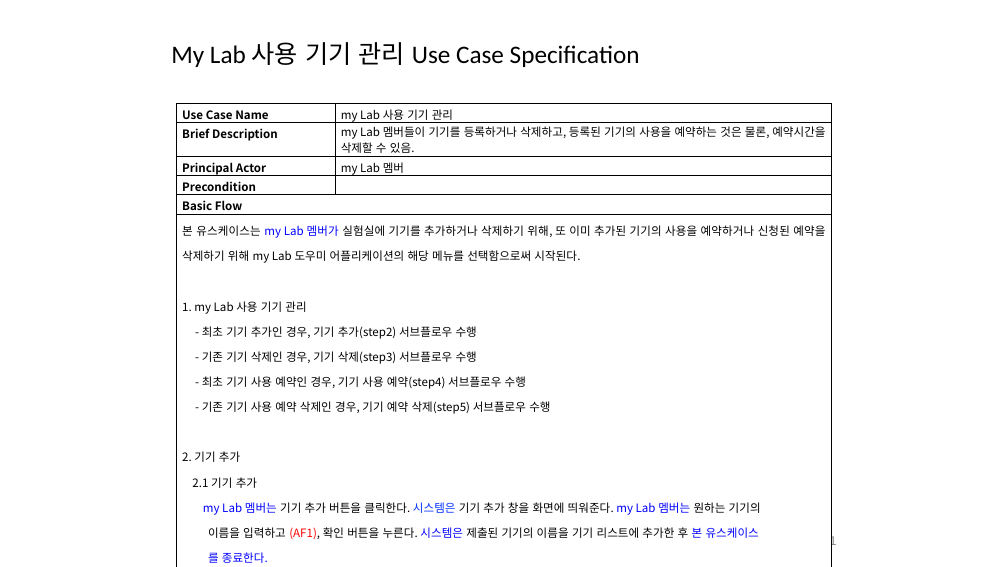
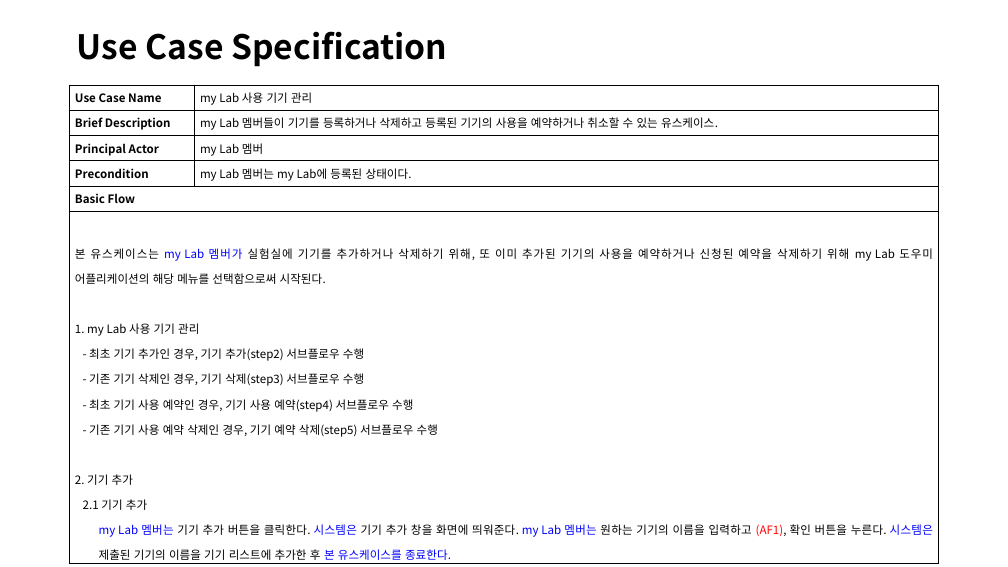
Before and after one commit to jisukim97/ChemicalManagementApplication, a slide deck: slide 11 of Document/4_수정중/합친거.pptx. Drawn at 1008x567 pixels with LibreOffice and Linux fonts; fonts in the diff are those of the drawing. Boxes give left, top, right and bottom in pixels: in the first picture for what was removed or moved away, otherwise in the second. Text is boxed around its words. In the diff, an @@ line names an element or a change of style, - is before the commit and + after.

```diff
--- a/Document/4_수정중/합친거.pptx
+++ b/Document/4_수정중/합친거.pptx
@@ title at [77,31,447,67]: text changed; size 24 to 32 pt; font Calibri to Noto Sans CJK KR; bold on @@
-My Lab 사용 기기 관리 Use Case Specification
+Use Case Specification
@@ table at [70,85,939,564] @@
-row 2, column 2: my Lab 멤버들이 기기를 등록하거나 삭제하고, 등록된 기기의 사용을 예약하는 것은 물론, 예약시간을 삭제할 수 있음.
+row 2, column 2: my Lab 멤버들이 기기를 등록하거나 삭제하고 등록된 기기의 사용을 예약하거나 취소할 수 있는 유스케이스.
-row 4, column 2: 
+row 4, column 2: my Lab 멤버는 my Lab에 등록된 상태이다.
-row 6, column 1: 본 유스케이스는 my Lab 멤버가 실험실에 기기를 추가하거나 삭제하기 위해, 또 이미 추가된 기기의 사용을 예약하거나 신청된 예약을 삭제하기 위해 my Lab 도우미 어플리케이션의 해당 메뉴를 선택함으로써 시작된다. / 1. my Lab 사용 기기 관리 / - 최초 기기 추가인 경우, 기기 추가(step2) 서브플로우 수행 / - 기존 기기 삭제인 경우, 기기 삭제(step3) 서브플로우 수행 / - 최초 기기 사용 예약인 경우, 기기 사용 예약(step4) 서브플로우 수행 / - 기존 기기 사용 예약 삭제인 경우, 기기 예약 삭제(step5) 서브플로우 수행 / 2. 기기 추가 / 2.1 기기 추가 / my Lab 멤버는 기기 추가 버튼을 클릭한다. 시스템은 기기 추가 창을 화면에 띄워준다. my Lab 멤버는 원하는 기기의 / 이름을 입력하고 (AF1), 확인 버튼을 누른다. 시스템은 제출된 기기의 이름을 기기 리스트에 추가한 후 본 유스케이스 / 를 종료한다.
+row 6, column 1: 본 유스케이스는 my Lab 멤버가 실험실에 기기를 추가하거나 삭제하기 위해, 또 이미 추가된 기기의 사용을 예약하거나 신청된 예약을 삭제하기 위해 my Lab 도우미 어플리케이션의 해당 메뉴를 선택함으로써 시작된다. / 1. my Lab 사용 기기 관리 / - 최초 기기 추가인 경우, 기기 추가(step2) 서브플로우 수행 / - 기존 기기 삭제인 경우, 기기 삭제(step3) 서브플로우 수행 / - 최초 기기 사용 예약인 경우, 기기 사용 예약(step4) 서브플로우 수행 / - 기존 기기 사용 예약 삭제인 경우, 기기 예약 삭제(step5) 서브플로우 수행 / 2. 기기 추가 / 2.1 기기 추가 / my Lab 멤버는 기기 추가 버튼을 클릭한다. 시스템은 기기 추가 창을 화면에 띄워준다. my Lab 멤버는 원하는 기기의 이름을 입력하고 (AF1), 확인 버튼을 누른다. 시스템은 제출된 기기의 이름을 기기 리스트에 추가한 후 본 유스케이스를 종료한다.
@@ fill #FFFFFF to none in 10 cells @@
@@ line spacing 1.15 to 1 @@
@@ table: place and size @@
-table at [177,104,832,567]
+table at [70,85,939,564]
@@ page number removed at [824,535,837,548] @@
-11
```
Also in this commit, not shown: 22 other slides changed, 2 slides added.
